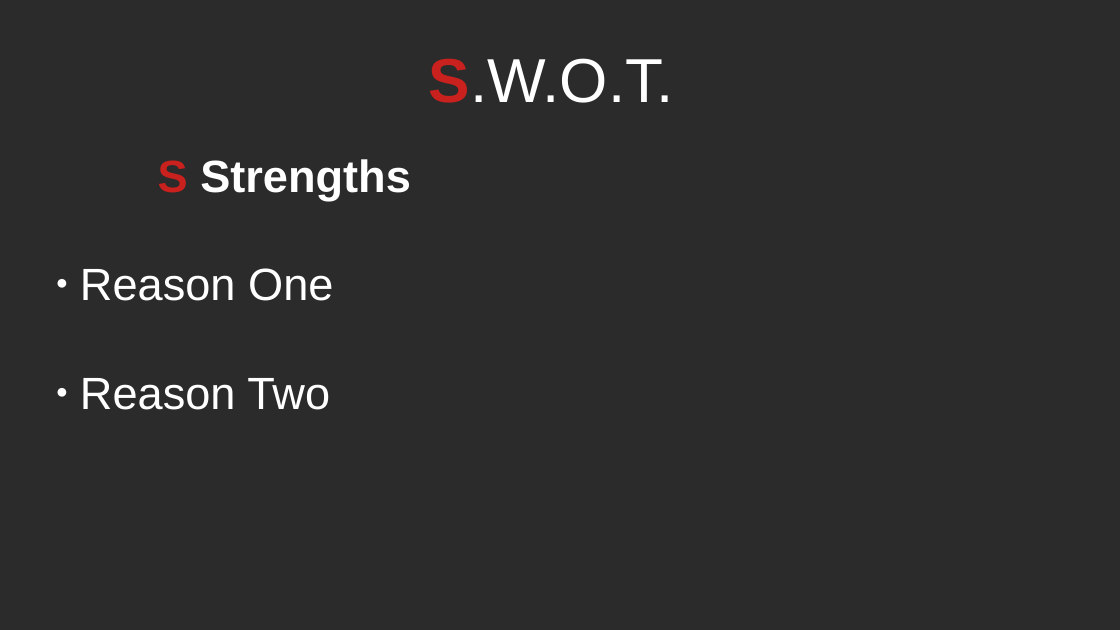
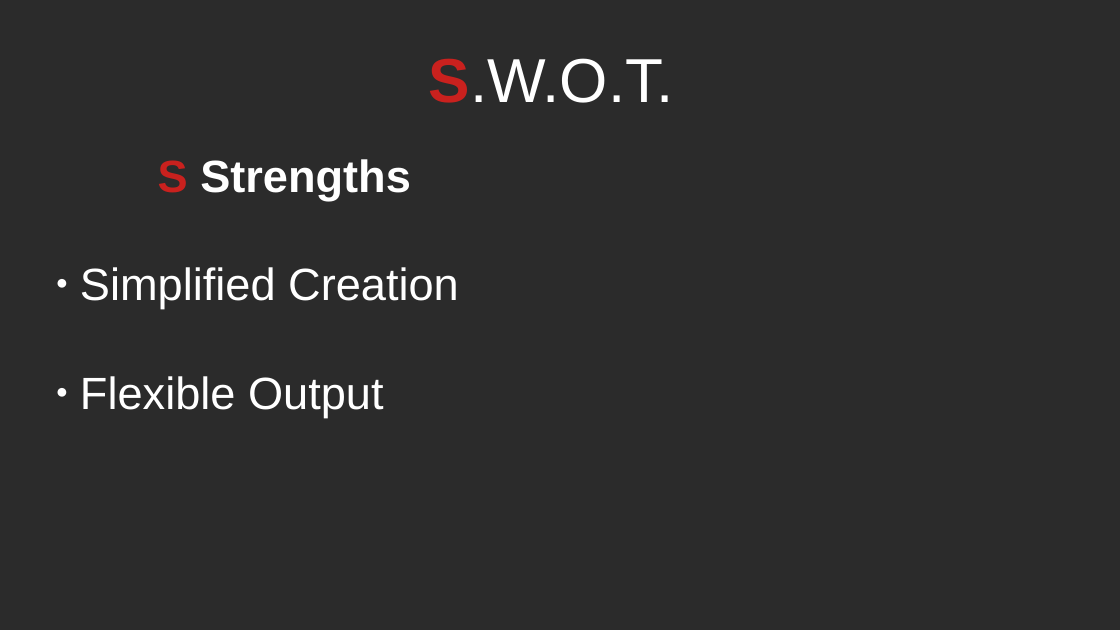
Before and after one commit to RayAndrade/JavaScriptStudy, a slide deck: slide 4 of Creational/Factory/swot.odp. Drawn at 1120x630 pixels with LibreOffice and Linux fonts; fonts in the diff are those of the drawing; background and template pictures are left out; a plain dark background stands for a picture behind light text. Boxes give left, top, right and bottom in pixels: in the first picture for what was removed or moved away, otherwise in the second. Text is boxed around its words. In the diff, an @@ line names an element or a change of style, - is before the commit and + after.

```diff
--- a/Creational/Factory/swot.odp
+++ b/Creational/Factory/swot.odp
@@ subtitle at [80,267,459,417]: text changed @@
-● Reason One
-● Reason Two
+● Simplified Creation
+● Flexible Output
```
Also in this commit, not shown: 12 other slides changed, 48 other files.
